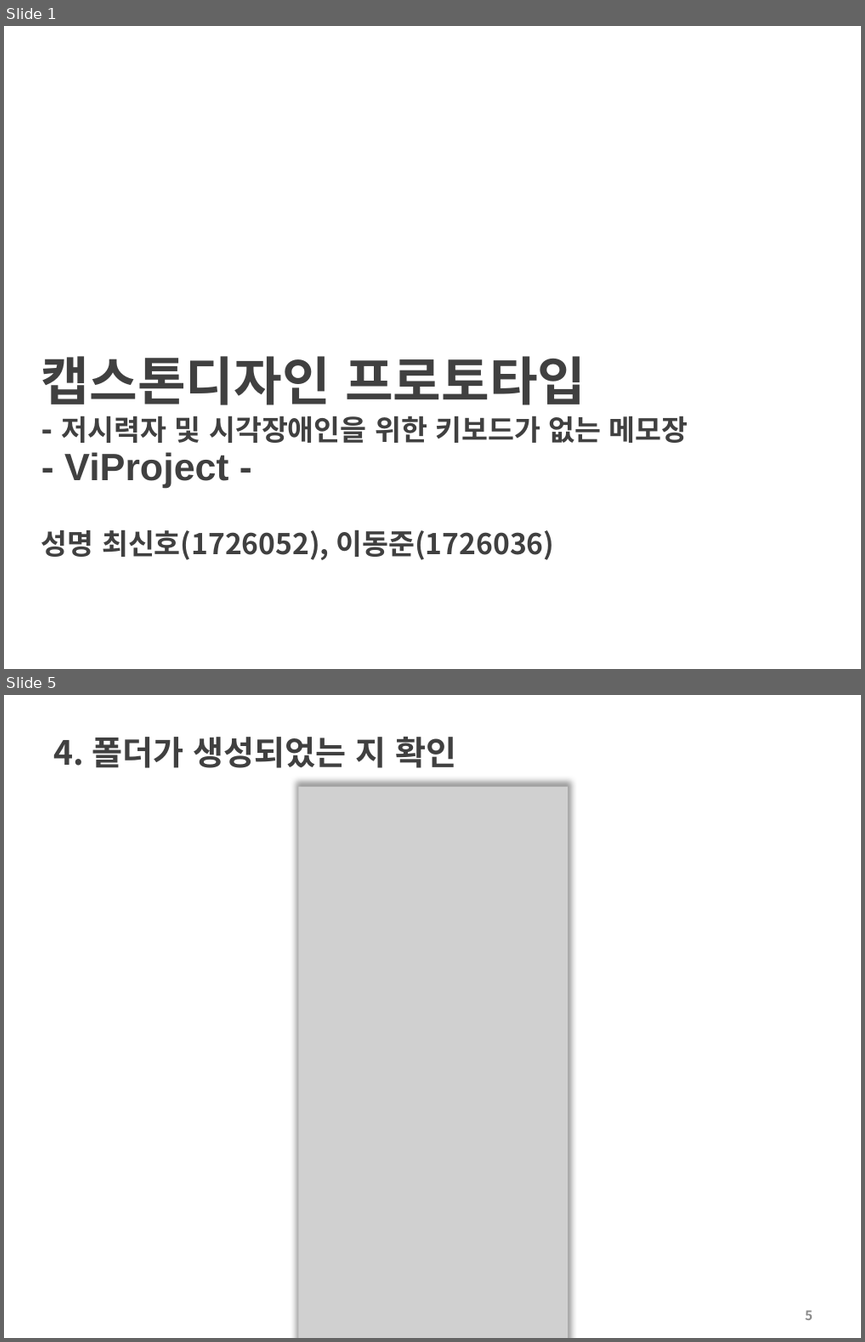
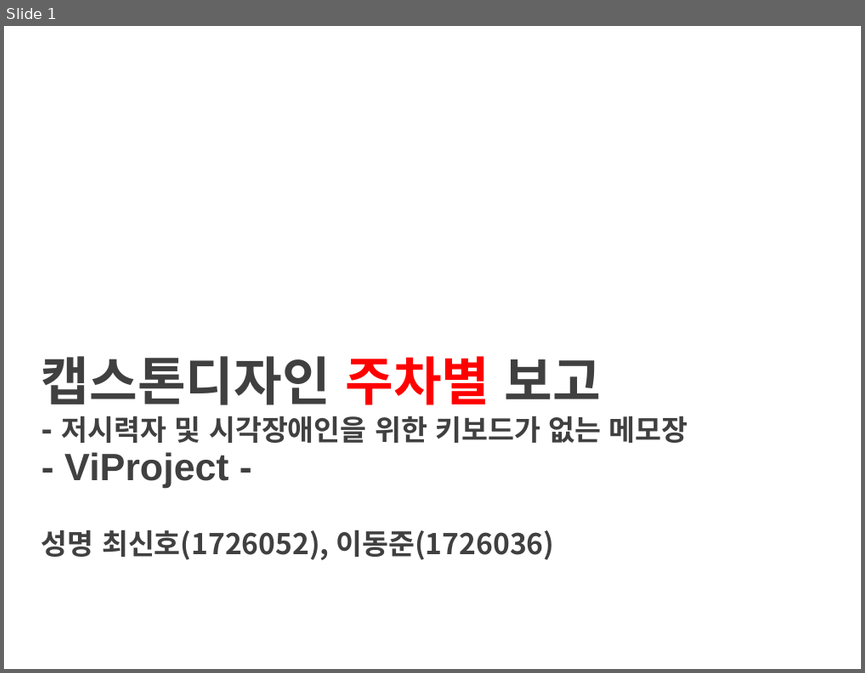
Before and after one commit to choisinho/capstone1, a slide deck: 프로토타입_최신호_이동준.pptx. Shown one above the other, each under a label of ours: slides 1 and 5 before the commit, slide 1 after it; the slides between them are not shown. The pictures are 865x1342 and 865x673 pixels, drawn with LibreOffice and Linux fonts; fonts in the diff are those of the drawing; grey boxes stand for pictures; background and template pictures are left out. Boxes give left, top, right and bottom in pixels: in the first picture for what was removed or moved away, otherwise in the second. Text is boxed around its words. In the diff, an @@ line names an element or a change of style, - is before the commit and + after.

```diff
--- a/프로토타입_최신호_이동준.pptx
+++ b/프로토타입_최신호_이동준.pptx
@@ slide 5 removed at (x1=4, y1=695, x2=861, y2=1338), background #FFFFFF @@
@@ title removed at (x1=54, y1=737, x2=456, y2=768) @@
-4. 폴더가 생성되었는 지 확인
@@ picture removed at (x1=299, y1=787, x2=568, y2=1338) @@
@@ page number removed at (x1=805, y1=1310, x2=812, y2=1320) @@
-5
@@ slide 1 changed as well @@
@@ title at (x1=41, y1=356, x2=688, y2=488): text changed @@
-캡스톤디자인 프로토타입
-- 저시력자 및 시각장애인을 위한 키보드가 없는 메모장
-- ViProject -
+캡스톤디자인 주차별 보고
+- 저시력자 및 시각장애인을 위한 키보드가 없는 메모장
+- ViProject -
```
Also in this commit, not shown: 4 other slides changed, 2 slides added, 7 other slides removed, 7 other files.
